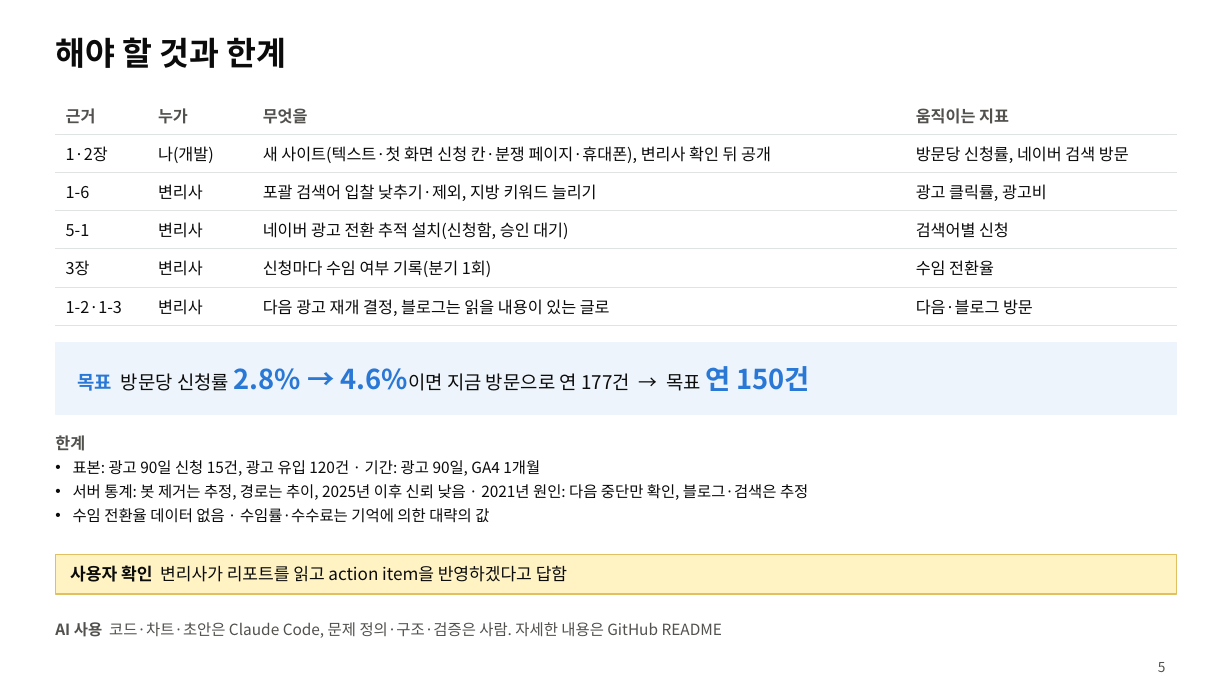
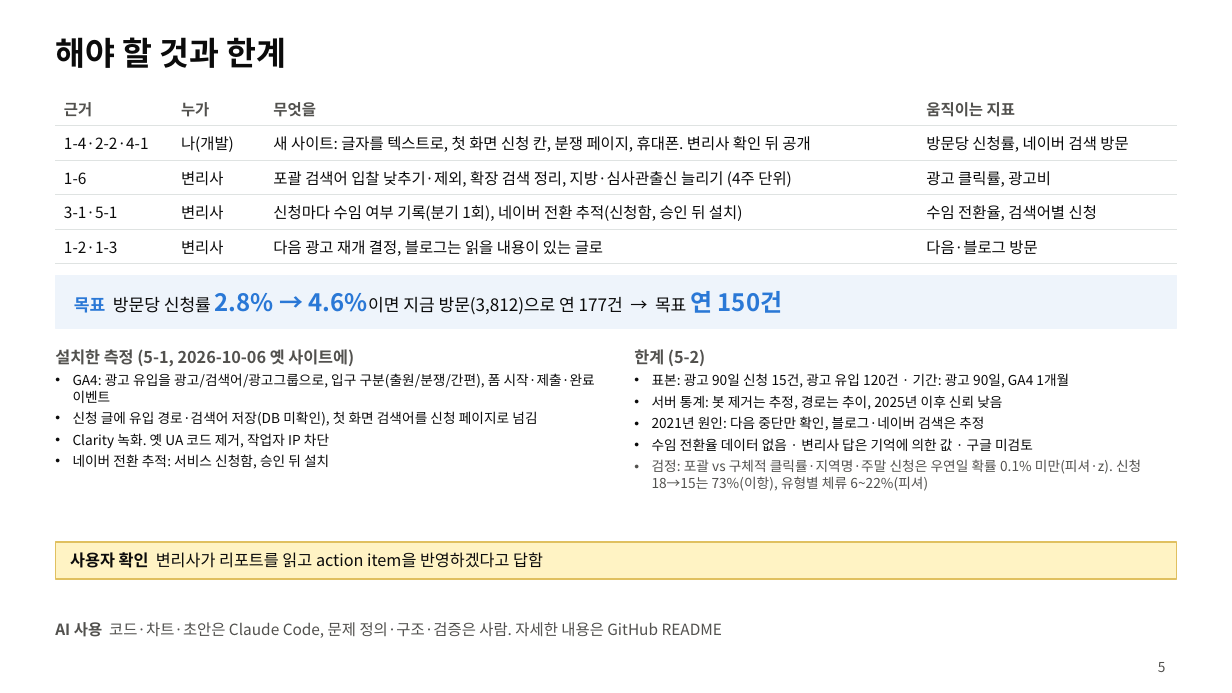
Before and after one commit to mindain/patent-landing-analysis, a slide deck: slide 5 of slides.pptx. Drawn at 1232x693 pixels with LibreOffice and Linux fonts; fonts in the diff are those of the drawing. Boxes give left, top, right and bottom in pixels: in the first picture for what was removed or moved away, otherwise in the second. Text is boxed around its words. In the diff, an @@ line names an element or a change of style, - is before the commit and + after.

```diff
--- a/slides.pptx
+++ b/slides.pptx
@@ table at [55,91,1177,260] @@
-row 2: 1·2장 | 나(개발) | 새 사이트(텍스트·첫 화면 신청 칸·분쟁 페이지·휴대폰), 변리사 확인 뒤 공개 | 방문당 신청률, 네이버 검색 방문
-row 3: 1-6 | 변리사 | 포괄 검색어 입찰 낮추기·제외, 지방 키워드 늘리기 | 광고 클릭률, 광고비
-row 4: 5-1 | 변리사 | 네이버 광고 전환 추적 설치(신청함, 승인 대기) | 검색어별 신청
-row 5: 3장 | 변리사 | 신청마다 수임 여부 기록(분기 1회) | 수임 전환율
+row 2: 1-4·2-2·4-1 | 나(개발) | 새 사이트: 글자를 텍스트로, 첫 화면 신청 칸, 분쟁 페이지, 휴대폰. 변리사 확인 뒤 공개 | 방문당 신청률, 네이버 검색 방문
+row 3: 1-6 | 변리사 | 포괄 검색어 입찰 낮추기·제외, 확장 검색 정리, 지방·심사관출신 늘리기 (4주 단위) | 광고 클릭률, 광고비
+row 4: 3-1·5-1 | 변리사 | 신청마다 수임 여부 기록(분기 1회), 네이버 전환 추적(신청함, 승인 뒤 설치) | 수임 전환율, 검색어별 신청
@@ table: place and size @@
-table at [55,96,1177,320]
+table at [55,91,1177,260]
@@ rectangle: place and size @@
-rectangle at [55,342,1177,414]
+rectangle at [55,276,1177,328]
@@ text at [74,291,783,314]: text changed; size 11 to 10 pt @@
-목표 방문당 신청률 2.8% → 4.6%이면 지금 방문으로 연 177건 → 목표 연 150건
+목표 방문당 신청률 2.8% → 4.6%이면 지금 방문(3,812)으로 연 177건 → 목표 연 150건
@@ text added at [55,349,354,366], 9.5 pt, text #52514E, bold @@
+설치한 측정 (5-1, 2026-10-06 옛 사이트에)
@@ text at [634,349,705,366]: text changed @@
-한계
+한계 (5-2)
@@ text added at [73,373,595,469], 8 pt, text #0B0B0B @@
+• GA4: 광고 유입을 광고/검색어/광고그룹으로, 입구 구분(출원/분쟁/간편), 폼 시작·제출·완료 이벤트
+• 신청 글에 유입 경로·검색어 저장(DB 미확인), 첫 화면 검색어를 신청 페이지로 넘김
+• Clarity 녹화. 옛 UA 코드 제거, 작업자 IP 차단
+• 네이버 전환 추적: 서비스 신청함, 승인 뒤 설치
@@ text "표본: 광고 90일 신청 15건, ...": place and size @@
-text "표본: 광고 90일 신청 15건, ..." at [73,460,808,523]
+text "표본: 광고 90일 신청 15건, ..." at [652,373,1141,491]
@@ text at [652,373,1069,388]: size 9 to 8 pt in "표본: 광고 90일 신청 15건, 광고 유입 ..." @@
@@ text at [652,395,1141,491]: text changed; size 9 to 8 pt @@
-• 서버 통계: 봇 제거는 추정, 경로는 추이, 2025년 이후 신뢰 낮음 · 2021년 원인: 다음 중단만 확인, 블로그·검색은 추정
-• 수임 전환율 데이터 없음 · 수임률·수수료는 기억에 의한 대략의 값
+• 서버 통계: 봇 제거는 추정, 경로는 추이, 2025년 이후 신뢰 낮음
+• 2021년 원인: 다음 중단만 확인, 블로그·네이버 검색은 추정
+• 수임 전환율 데이터 없음 · 변리사 답은 기억에 의한 값 · 구글 미검토
+• 검정: 포괄 vs 구체적 클릭률·지역명·주말 신청은 우연일 확률 0.1% 미만(피셔·z). 신청 18→15는 73%(이항), 유형별 체류 6~22%(피셔)
@@ rectangle: place and size @@
-rectangle at [55,554,1177,594]
+rectangle at [55,542,1177,579]
@@ text "사용자 확인 변리사가 리포트를 읽고 ...": place and size @@
-text "사용자 확인 변리사가 리포트를 읽고 ..." at [70,565,567,582]
+text "사용자 확인 변리사가 리포트를 읽고 ..." at [70,552,543,568]
@@ text "사용자 확인 변리사가 리포트를 읽고 ..." at [70,552,543,568]: size 10 to 9.5 pt @@
```
Also in this commit, not shown: 3 other slides changed, 6 other files.
